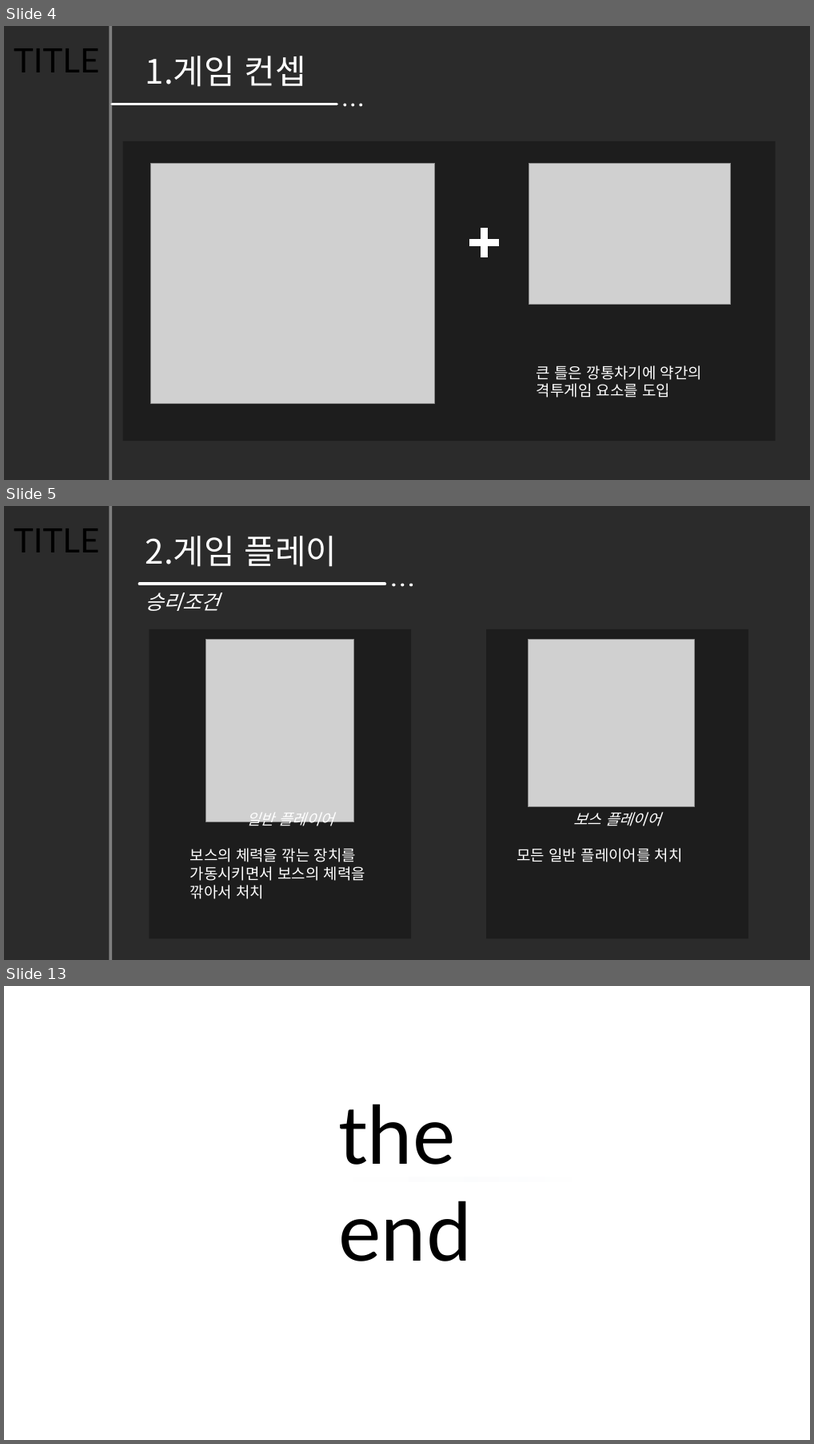
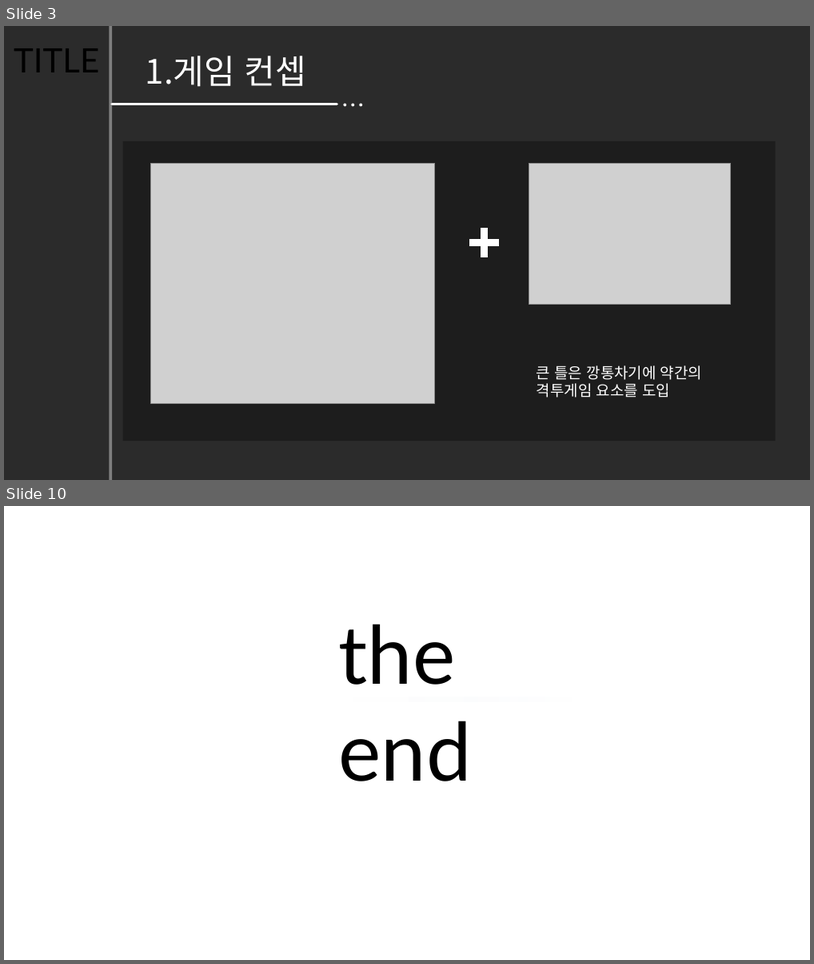
Before and after one commit to hajeongyeon/capstone_design, a slide deck: planning/2017.11.28(Week13).pptx. Shown one above the other, each under a label of ours: slides 4, 5 and 13 before the commit, slides 3 and 10 after it; the slides between them are not shown. The pictures are 814x1444 and 814x964 pixels, drawn with LibreOffice and Linux fonts; fonts in the diff are those of the drawing; grey boxes stand for pictures; background and template pictures are left out; a plain dark background stands for a picture behind light text. Boxes give left, top, right and bottom in pixels: in the first picture for what was removed or moved away, otherwise in the second. Text is boxed around its words. In the diff, an @@ line names an element or a change of style, - is before the commit and + after.

Commit message:
게임 플레이 수정 및 일정 계획 추가

```diff
--- a/planning/2017.11.28(Week13).pptx
+++ b/planning/2017.11.28(Week13).pptx
@@ slide 5 removed at [4,506,810,960], background picture (left out) @@
@@ text removed at [14,528,99,552] @@
-TITLE
@@ rectangle removed at [110,506,112,960] @@
@@ text removed at [146,536,338,567] @@
-2.게임 플레이
@@ group removed at [139,584,414,587]: 3 ellipses, 1 line @@
@@ text removed at [146,592,220,611] @@
-승리조건
@@ rectangle removed at [149,629,411,939] @@
@@ picture removed at [206,639,354,822] @@
@@ rectangle removed at [486,629,749,939] @@
@@ picture removed at [529,639,694,807] @@
@@ text removed at [190,812,366,899] @@
-일반 플레이어
-보스의 체력을 깎는 장치를 가동시키면서 보스의 체력을 깎아서 처치
@@ text removed at [518,812,683,862] @@
-보스 플레이어
-모든 일반 플레이어를 처치
@@ what was slide 4 is now slide 3 @@
@@ what was slide 13 is now slide 10 @@
```
Also in this commit, not shown: 6 slides changed, 2 other slides removed.
